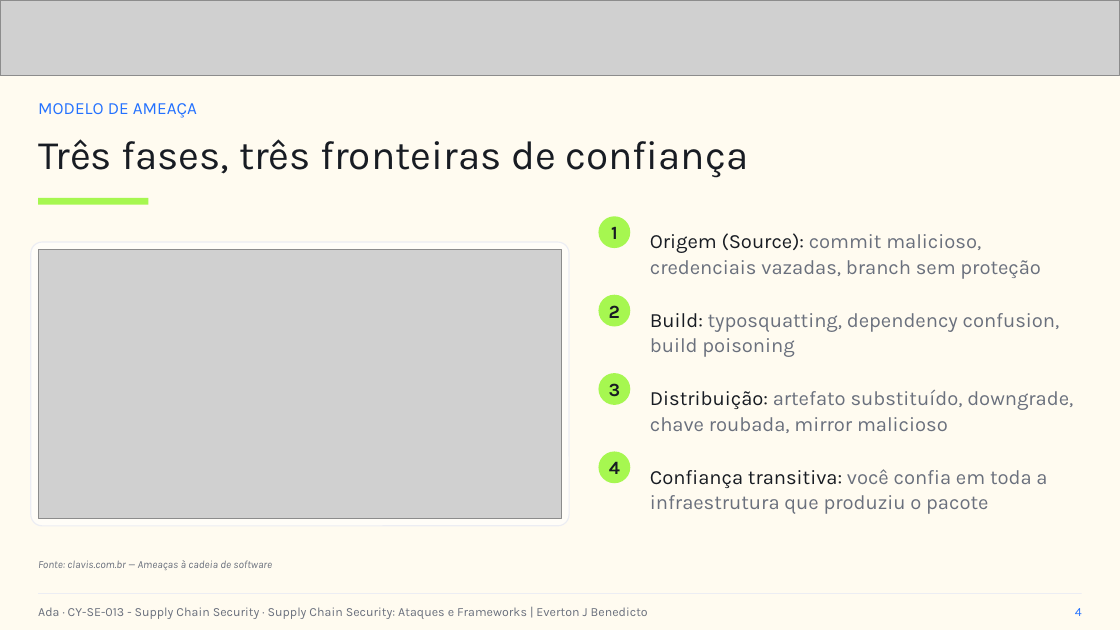
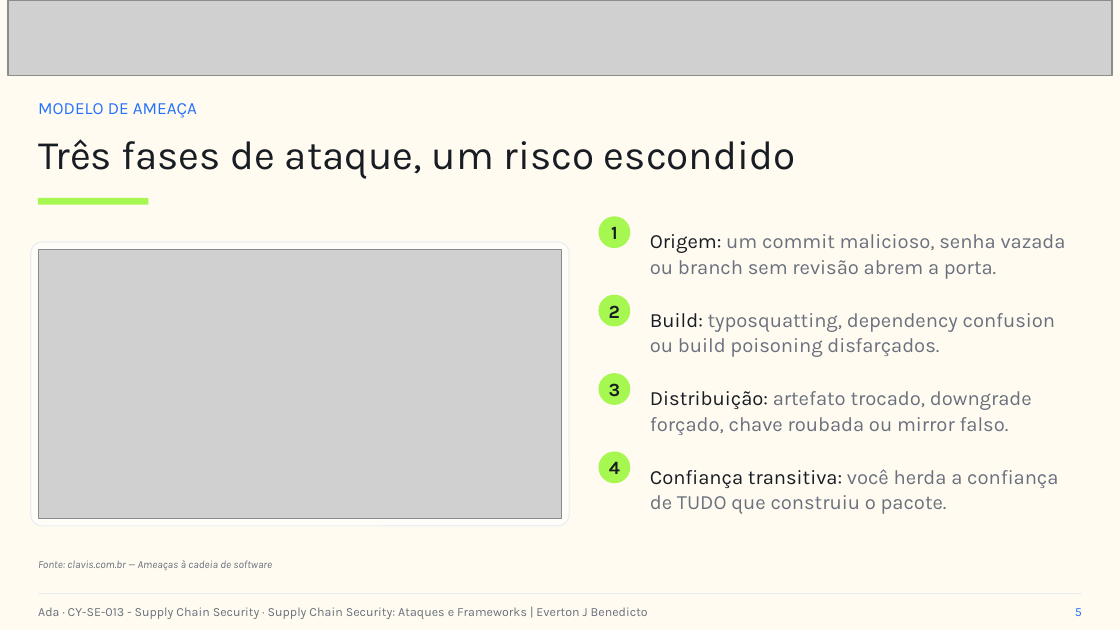
Before and after one commit to everton-dev/AdaTech.Aulas, a slide deck: slide 5 of CY-SE-013 - Supply Chain Security/slides/Aula_06_Supply_Chain_Security_Ataques_e_Frameworks.pptx (slide 4 before the commit). Drawn at 1120x630 pixels with LibreOffice and Linux fonts; fonts in the diff are those of the drawing; grey boxes stand for pictures. Boxes give left, top, right and bottom in pixels: in the first picture for what was removed or moved away, otherwise in the second. Text is boxed around its words. In the diff, an @@ line names an element or a change of style, - is before the commit and + after.

```diff
--- a/CY-SE-013 - Supply Chain Security/slides/Aula_06_Supply_Chain_Security_Ataques_e_Frameworks.pptx
+++ b/CY-SE-013 - Supply Chain Security/slides/Aula_06_Supply_Chain_Security_Ataques_e_Frameworks.pptx
@@ picture: place and size @@
-picture at (0,0,1120,75)
+picture at (8,0,1112,75)
@@ text at (38,139,795,179): text changed @@
-Três fases, três fronteiras de confiança
+Três fases de ataque, um risco escondido
@@ text at (650,234,1066,279): text changed @@
-Origem (Source): commit malicioso, credenciais vazadas, branch sem proteção
+Origem: um commit malicioso, senha vazada ou branch sem revisão abrem a porta.
@@ text at (650,313,1056,357): text changed @@
-Build: typosquatting, dependency confusion, build poisoning
+Build: typosquatting, dependency confusion ou build poisoning disfarçados.
@@ text at (650,391,1032,435): text changed @@
-Distribuição: artefato substituído, downgrade, chave roubada, mirror malicioso
+Distribuição: artefato trocado, downgrade forçado, chave roubada ou mirror falso.
@@ text at (650,469,1058,514): text changed @@
-Confiança transitiva: você confia em toda a infraestrutura que produziu o pacote
+Confiança transitiva: você herda a confiança de TUDO que construiu o pacote.
@@ text at (1075,608,1082,616): text changed @@
-4
+5
```
Also in this commit, not shown: 12 other slides changed, 4 slides added.
